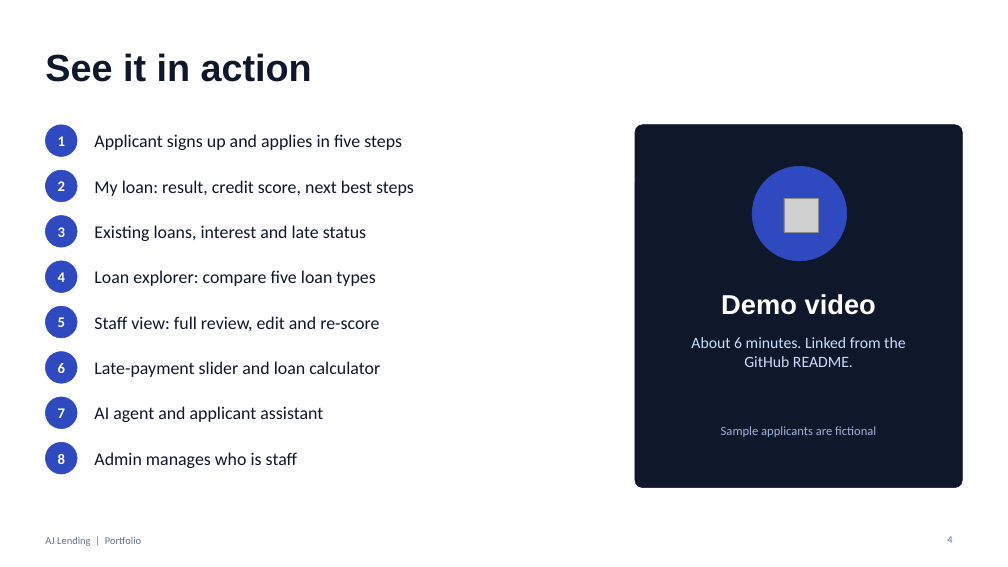
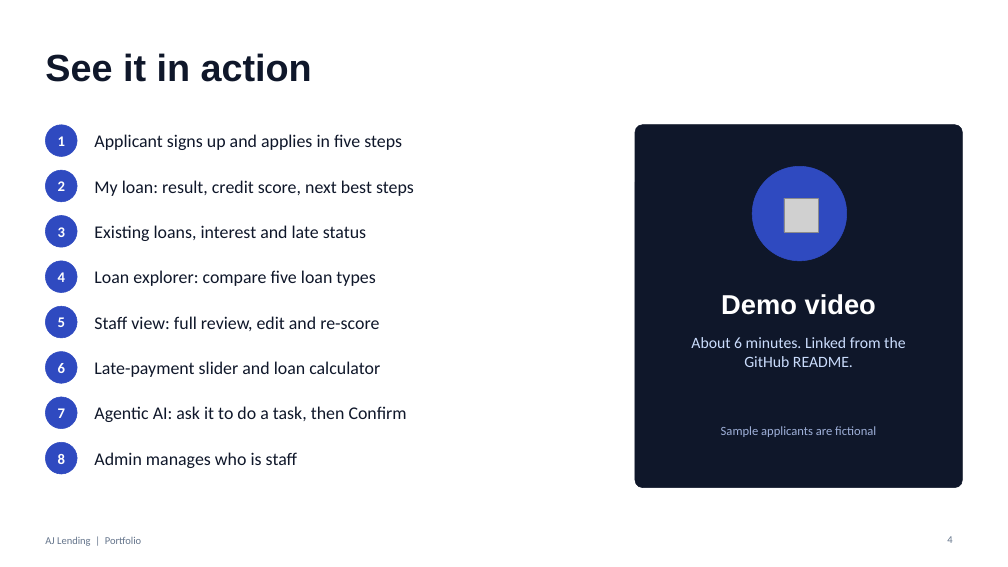
Before and after one commit to jyothsnaanne/AJ-Lending-showcase-, a slide deck: slide 4 of docs/AJ_Lending_Portfolio.pptx. Drawn at 1008x567 pixels with LibreOffice and Linux fonts; fonts in the diff are those of the drawing; grey boxes stand for pictures. Boxes give left, top, right and bottom in pixels: in the first picture for what was removed or moved away, otherwise in the second. Text is boxed around its words. In the diff, an @@ line names an element or a change of style, - is before the commit and + after.

```diff
--- a/docs/AJ_Lending_Portfolio.pptx
+++ b/docs/AJ_Lending_Portfolio.pptx
@@ text at (94,406,407,422): text changed @@
-AI agent and applicant assistant
+Agentic AI: ask it to do a task, then Confirm
```
Also in this commit, not shown: 5 other slides changed, 2 slides added, 2 slides removed, 2 other files.
